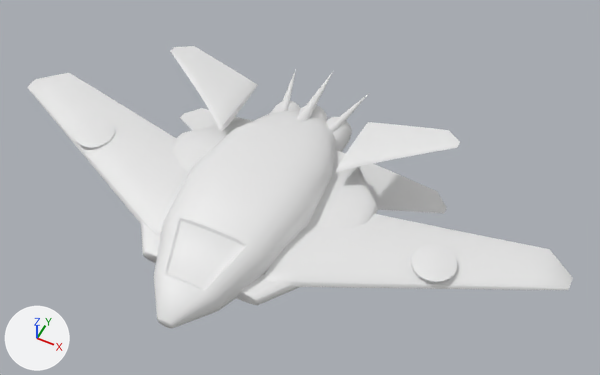
The FBX model Assets/_Models/Vessel Models/Manta_shapekey_rigged.fbx: old version first, new version second.
Camera for both pictures: a camera (50 mm lens) standing at (1.83, -2.37, 4.02) and looking at (0.22, 0.86, -0.01). The lights are fixed; the arrows at lower left show +X, +Y and +Z. The older version comes first. Where no turn or scale is listed for an object, it has been applied to the vertices.

Script lines for the objects in view, before the commit:
```python
mat_accent = principled_material('accent')
mat_accent.base_color = (0.8, 0.8, 0.8)  # white #e7e7e7
mat_base = principled_material('BASE')
mat_base.base_color = (0.8, 0.8, 0.8)  # white #e7e7e7
mat_windsheild = principled_material('windsheild')
mat_windsheild.base_color = (0.8, 0.8, 0.8)  # white #e7e7e7
me_sphere_018 = bpy.data.meshes.new('Sphere.018')
me_sphere_018.from_pydata(...)  # 2116 vertices, 1938 faces; spans x -1.98..1.98, y -0.42..1.83, z -0.37..0.28
# faces by material slot: [324, 1565, 4, 45]
me_sphere_018.materials.append(mat_accent)  # white #e7e7e7
me_sphere_018.materials.append(mat_base)  # white #e7e7e7
me_sphere_018.materials.append(mat_windsheild)  # white #e7e7e7
me_sphere_018.materials.append(mat_n)  # white #e7e7e7
ob_manta = bpy.data.objects.new('manta', me_sphere_018)
ob_manta.location = (0.0, 0.0, 0.0)
```
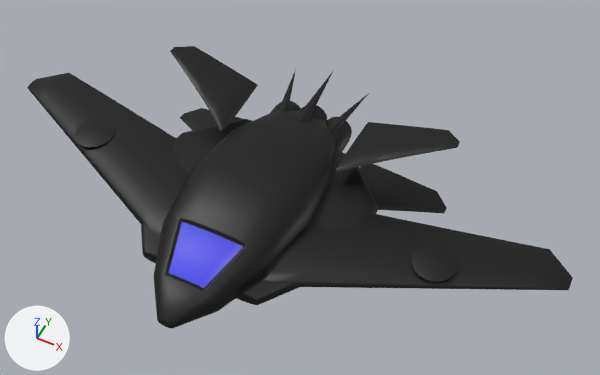
Edits to the bpy script that builds the scene:
```text
Change mat_accent:
    mat_accent.base_color: (0.8, 0.8, 0.8) -> (0.0, 0.0, 0.0)  # white #e7e7e7 -> black #000000
Change mat_base:
    mat_base.base_color: (0.8, 0.8, 0.8) -> (0.0, 0.0, 0.0)  # white #e7e7e7 -> black #000000
Change mat_windsheild:
    mat_windsheild.base_color: (0.8, 0.8, 0.8) -> (0.0557, 0.0576, 0.8)  # white #e7e7e7 -> blue #4344e7
```

Boxes (x1, y1, x2, y2) around the edits, measured in the pictures (600 x 375 px):
'manta', recoloured (white to black): (27, 46, 573, 328) in both
